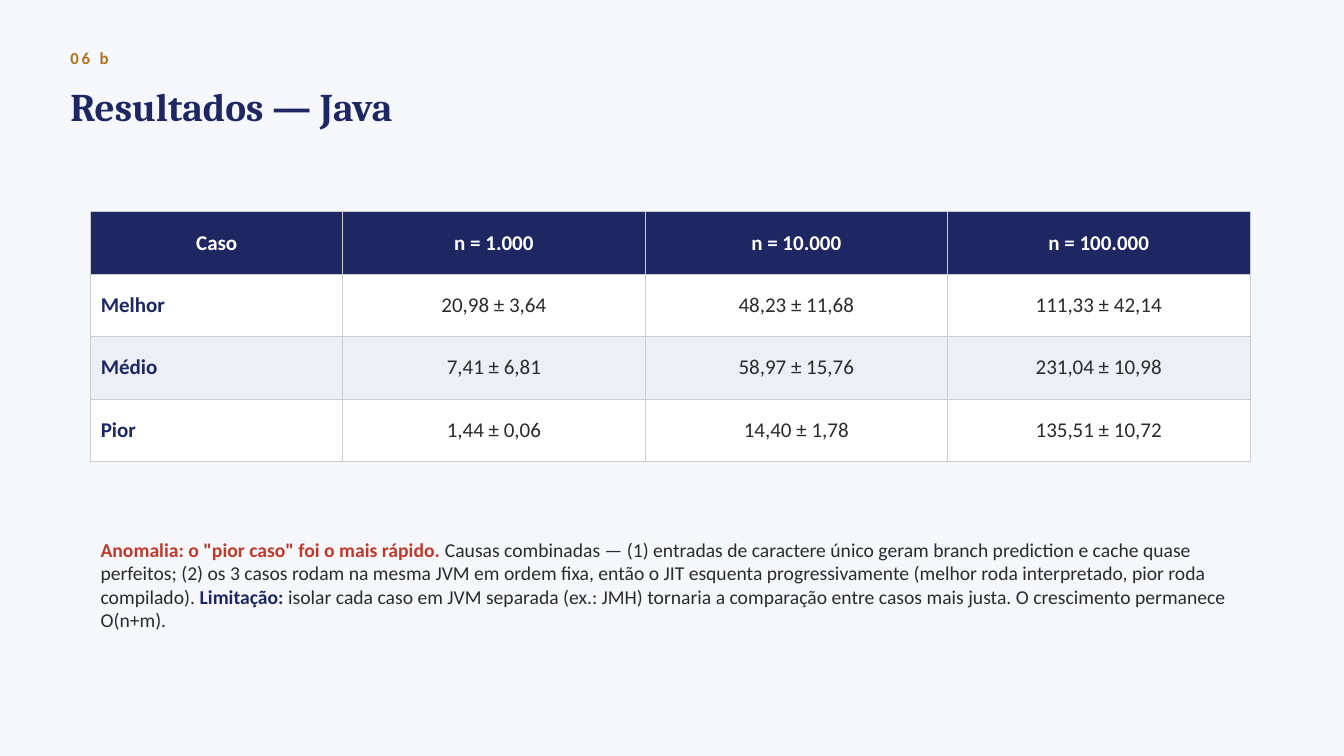
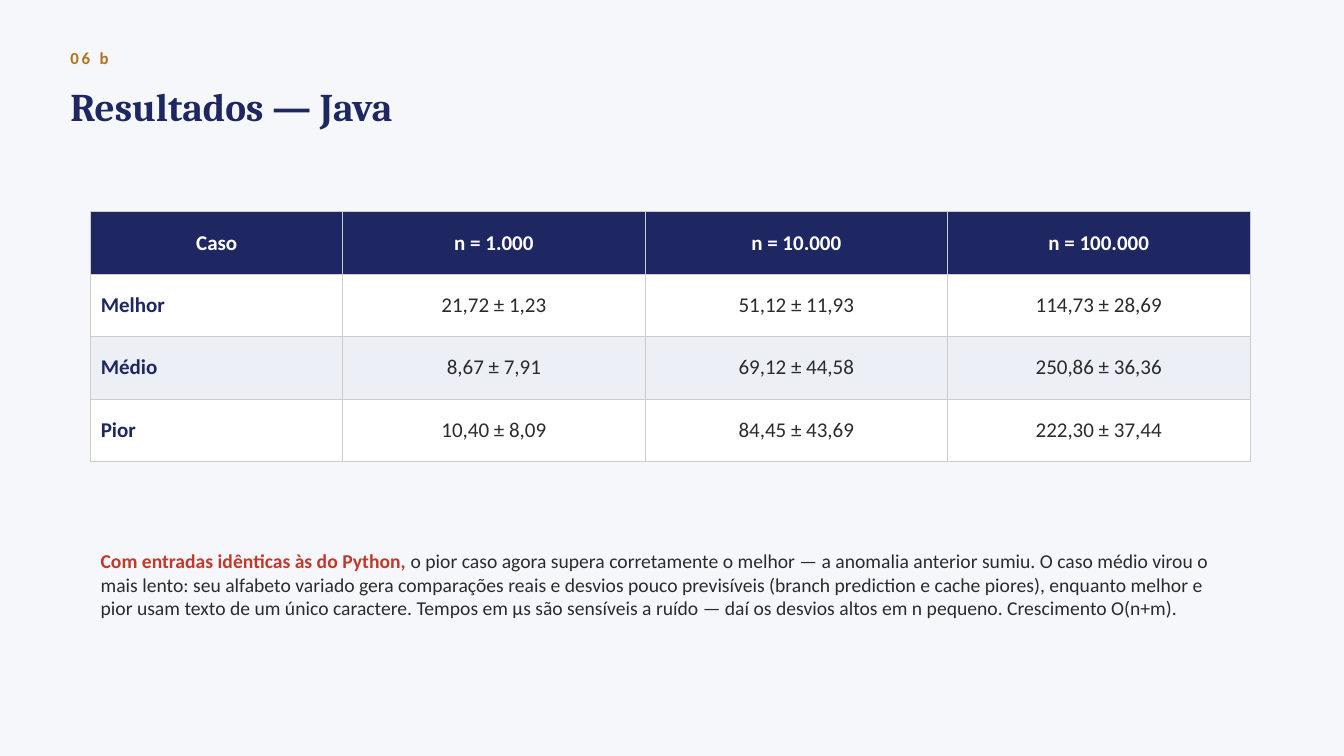
Before and after one commit to PedroGarcez13/kmp-complexity-analysis, a slide deck: slide 9 of slides/KMP_Apresentação.pptx. Drawn at 1344x756 pixels with LibreOffice and Linux fonts; fonts in the diff are those of the drawing. Boxes give left, top, right and bottom in pixels: in the first picture for what was removed or moved away, otherwise in the second. Text is boxed around its words. In the diff, an @@ line names an element or a change of style, - is before the commit and + after.

Commit message:
Atualiza dados, graficos, relatorio e slides com medicao deterministica
- Nova medicao na mesma maquina com entradas deterministicas identicas Python/Java
- Adiciona CSVs brutos (270 medicoes por linguagem) alem dos resumos
- Regenera os 4 graficos com os dados novos
- Relatorio e slides: tabelas atualizadas, speedup 38x-70x, e nova analise do
  Java (a anomalia 'pior mais rapido' sumiu; caso medio passou a ser o mais lento
  por menor previsibilidade de branch/cache sobre alfabeto variado)

```diff
--- a/slides/KMP_Apresentação.pptx
+++ b/slides/KMP_Apresentação.pptx
@@ table at box(91, 212, 1250, 444) @@
-row 2: Melhor | 20,98 ± 3,64 | 48,23 ± 11,68 | 111,33 ± 42,14
+row 2: Melhor | 21,72 ± 1,23 | 51,12 ± 11,93 | 114,73 ± 28,69
-row 3: Médio | 7,41 ± 6,81 | 58,97 ± 15,76 | 231,04 ± 10,98
+row 3: Médio | 8,67 ± 7,91 | 69,12 ± 44,58 | 250,86 ± 36,36
-row 4: Pior | 1,44 ± 0,06 | 14,40 ± 1,78 | 135,51 ± 10,72
+row 4: Pior | 10,40 ± 8,09 | 84,45 ± 43,69 | 222,30 ± 37,44
@@ text at box(101, 554, 1207, 618): text changed @@
-Anomalia: o "pior caso" foi o mais rápido. Causas combinadas — (1) entradas de caractere único geram branch prediction e cache quase perfeitos; (2) os 3 casos rodam na mesma JVM em ordem fixa, então o JIT esquenta progressivamente (melhor roda interpretado, pior roda compilado). Limitação: isolar cada caso em JVM separada (ex.: JMH) tornaria a comparação entre casos mais justa. O crescimento permanece O(n+m).
+Com entradas idênticas às do Python, o pior caso agora supera corretamente o melhor — a anomalia anterior sumiu. O caso médio virou o mais lento: seu alfabeto variado gera comparações reais e desvios pouco previsíveis (branch prediction e cache piores), enquanto melhor e pior usam texto de um único caractere. Tempos em µs são sensíveis a ruído — daí os desvios altos em n pequeno. Crescimento O(n+m).
```
Also in this commit, not shown: 3 other slides changed, 10 other files.
